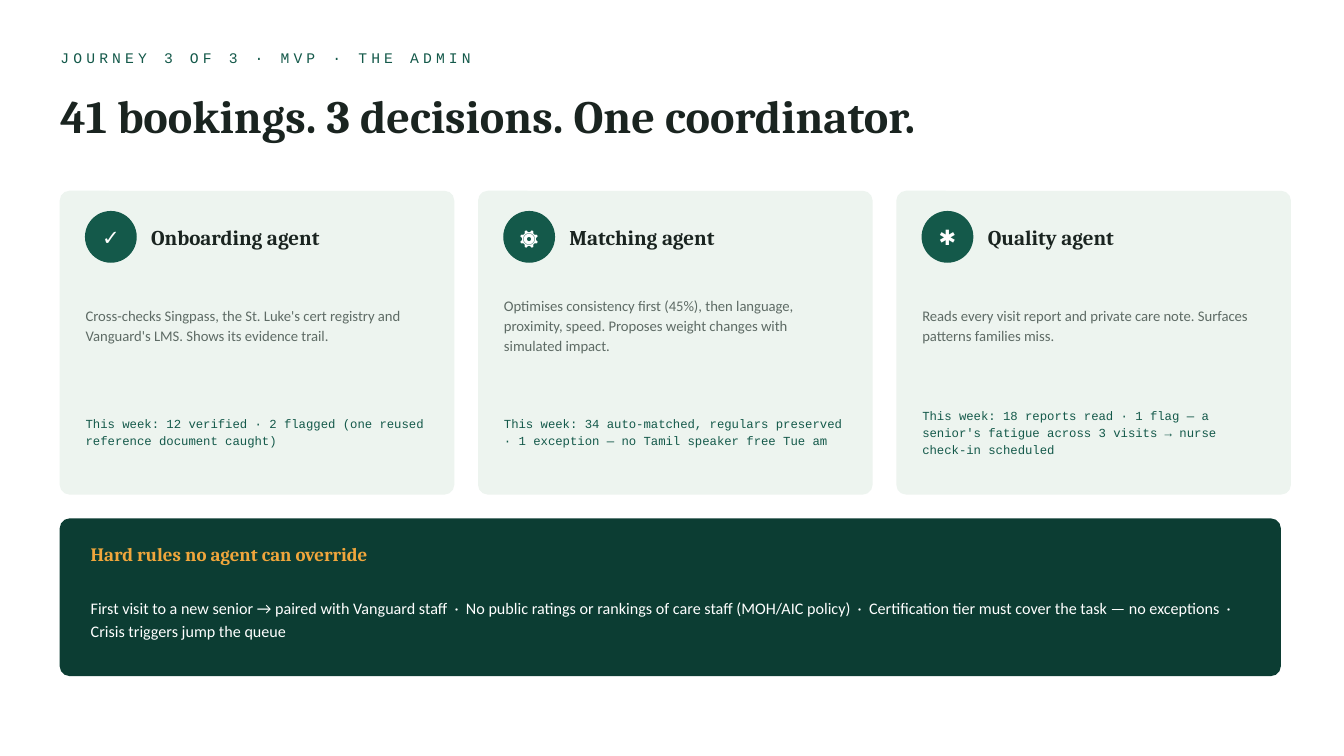
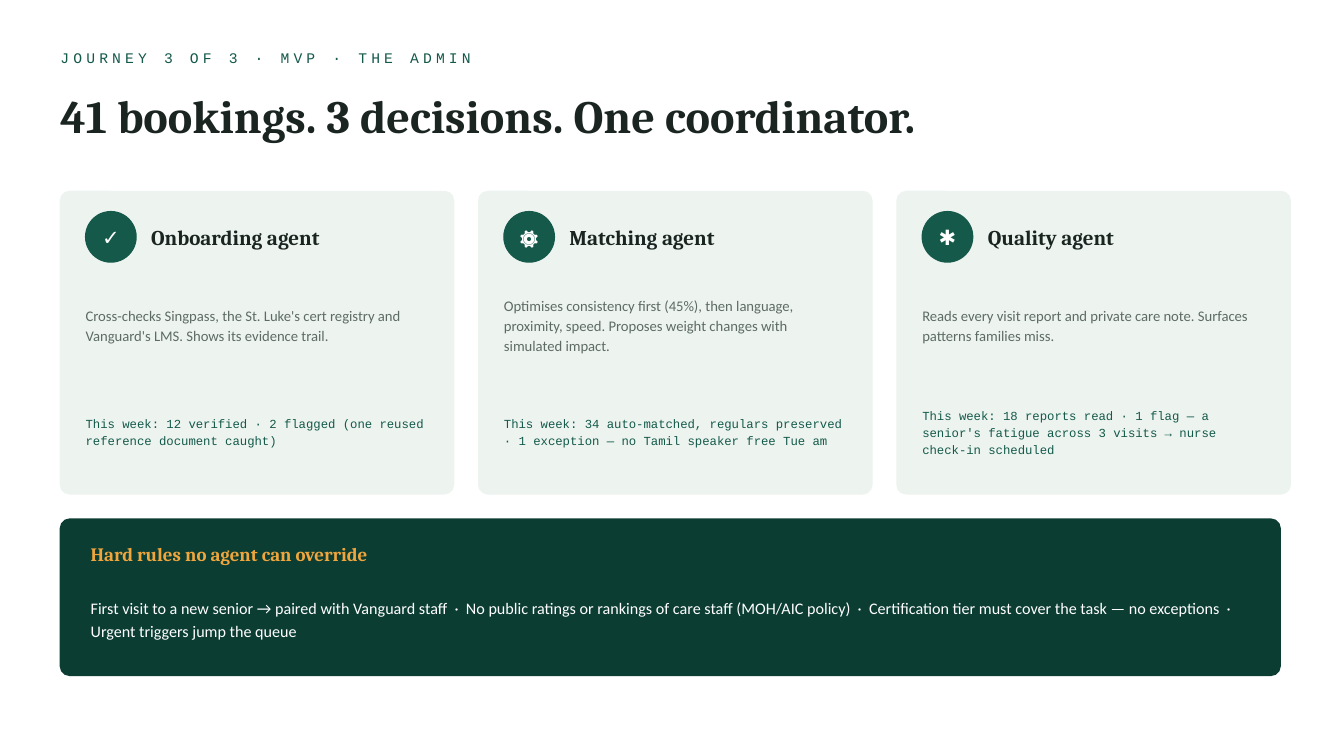
Before and after one commit to quixoticblink/eldercare, a slide deck: slide 11 of knowledge/pitch/Kakis-DemoDay-Pitch.pptx. Drawn at 1344x756 pixels with LibreOffice and Linux fonts; fonts in the diff are those of the drawing. Boxes give left, top, right and bottom in pixels: in the first picture for what was removed or moved away, otherwise in the second. Text is boxed around its words. In the diff, an @@ line names an element or a change of style, - is before the commit and + after.

```diff
--- a/knowledge/pitch/Kakis-DemoDay-Pitch.pptx
+++ b/knowledge/pitch/Kakis-DemoDay-Pitch.pptx
@@ text at box(91, 602, 1219, 640): text changed @@
-First visit to a new senior → paired with Vanguard staff · No public ratings or rankings of care staff (MOH/AIC policy) · Certification tier must cover the task — no exceptions · Crisis triggers jump the queue
+First visit to a new senior → paired with Vanguard staff · No public ratings or rankings of care staff (MOH/AIC policy) · Certification tier must cover the task — no exceptions · Urgent triggers jump the queue
```
Also in this commit, not shown: 7 other slides changed, 7 other files.
